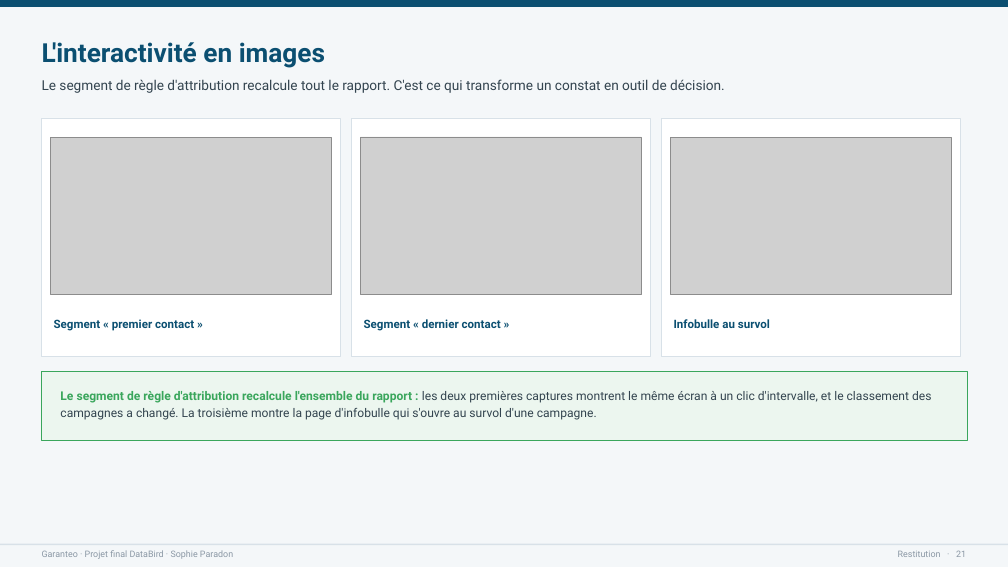
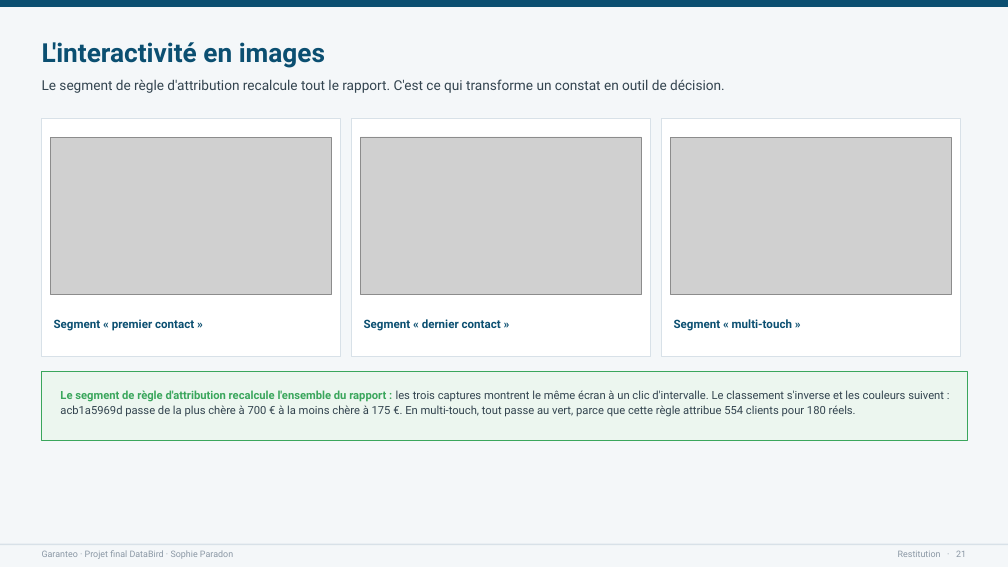
Before and after one commit to sophie-paradon/projet-garanteo-acquisition-digitale, a slide deck: slide 21 of 05_Restitution/Garanteo_Restitution.pptx. Drawn at 1008x567 pixels with LibreOffice and Linux fonts; fonts in the diff are those of the drawing; grey boxes stand for pictures. Boxes give left, top, right and bottom in pixels: in the first picture for what was removed or moved away, otherwise in the second. Text is boxed around its words. In the diff, an @@ line names an element or a change of style, - is before the commit and + after.

Commit message:
Corrections avant soutenance : mise en forme conditionnelle, libelles des visuels, intervalle de confiance, captures et README

```diff
--- a/05_Restitution/Garanteo_Restitution.pptx
+++ b/05_Restitution/Garanteo_Restitution.pptx
@@ text at (674,319,792,331): text changed @@
-Infobulle au survol
+Segment « multi-touch »
@@ text at (60,390,944,417): text changed; size 11.5 to 10.6 pt @@
-Le segment de règle d'attribution recalcule l'ensemble du rapport : les deux premières captures montrent le même écran à un clic d'intervalle, et le classement des campagnes a changé. La troisième montre la page d'infobulle qui s'ouvre au survol d'une campagne.
+Le segment de règle d'attribution recalcule l'ensemble du rapport : les trois captures montrent le même écran à un clic d'intervalle. Le classement s'inverse et les couleurs suivent : acb1a5969d passe de la plus chère à 700 € à la moins chère à 175 €. En multi-touch, tout passe au vert, parce que cette règle attribue 554 clients pour 180 réels.
```
Also in this commit, not shown: 11 other slides changed, 19 other files.
